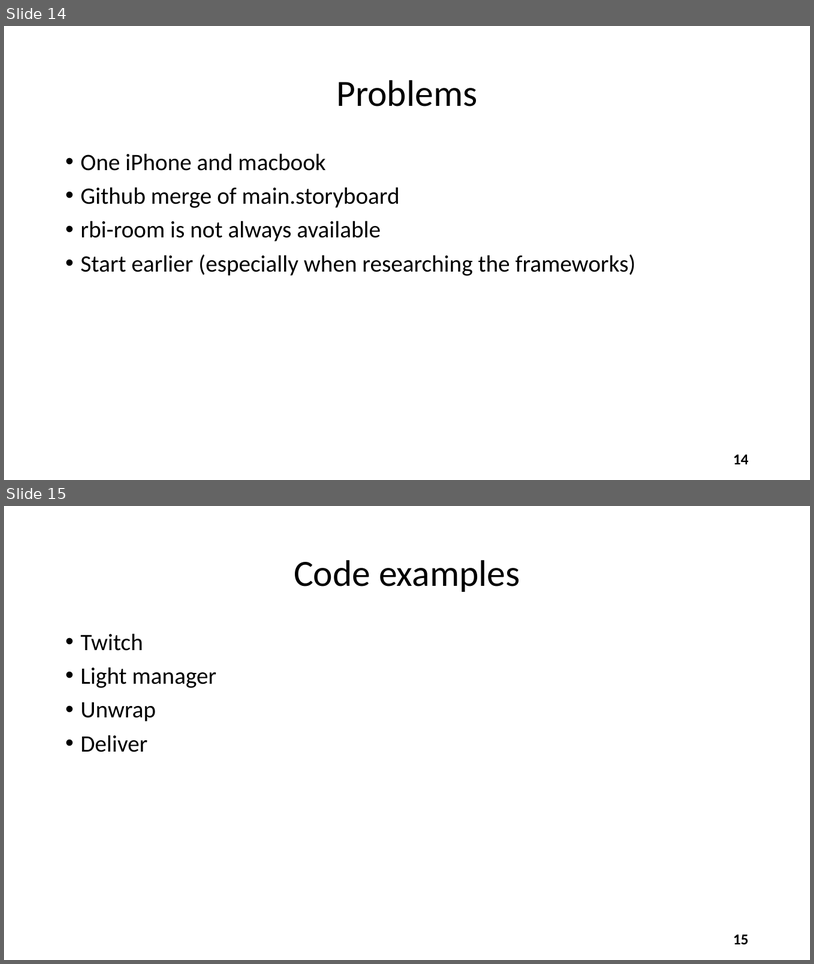
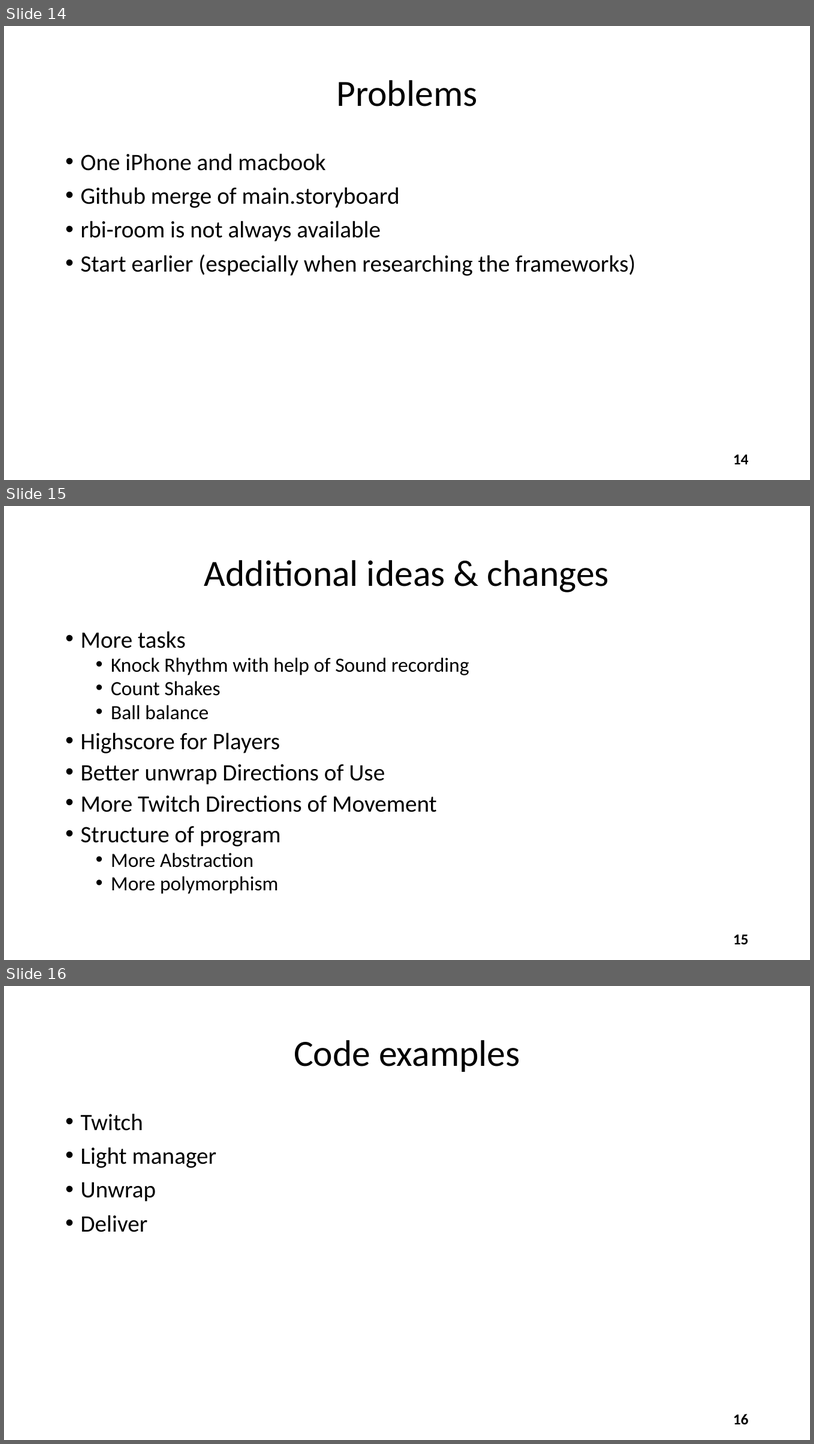
Before and after one commit to lukgav/ios-ar, a slide deck: projectPresentation/WatchOut Presentation.pptx. Shown one above the other, each under a label of ours: slides 14 and 15 before the commit, slides 14, 15 and 16 after it. The pictures are 814x964 and 814x1444 pixels, drawn with LibreOffice and Linux fonts; fonts in the diff are those of the drawing. Boxes give left, top, right and bottom in pixels: in the first picture for what was removed or moved away, otherwise in the second. Text is boxed around its words. In the diff, an @@ line names an element or a change of style, - is before the commit and + after.

```diff
--- a/projectPresentation/WatchOut Presentation.pptx
+++ b/projectPresentation/WatchOut Presentation.pptx
@@ slide 15 added at <box>4,506,810,960</box>, background #FFFFFF @@
@@ title added at <box>204,560,609,592</box>, 44 pt, text #000000 @@
+Additional ideas & changes
@@ text added at <box>81,631,470,894</box>, 28 pt, text #000000 @@
+• More tasks
+  • Knock Rhythm with help of Sound recording
+  • Count Shakes
+  • Ball balance
+• Highscore for Players
+• Better unwrap Directions of Use
+• More Twitch Directions of Movement
+• Structure of program
+  • More Abstraction
+  • More polymorphism
@@ page number added at <box>734,934,749,944</box>, 18 pt, text #000000, bold @@
+15
@@ what was slide 15 is now slide 16 @@
@@ page number at <box>734,1413,749,1424</box>: text changed @@
-15
+16
```
Also in this commit, not shown: 1 slide changed.
